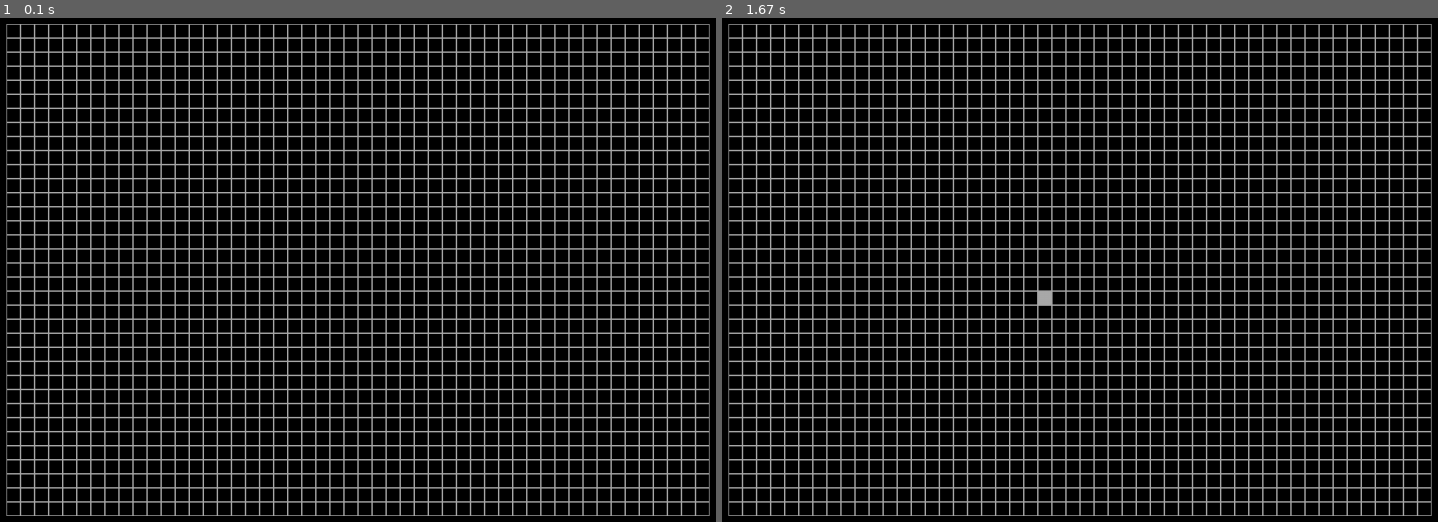
Above: before the commit, frames 1-2 (left to right).
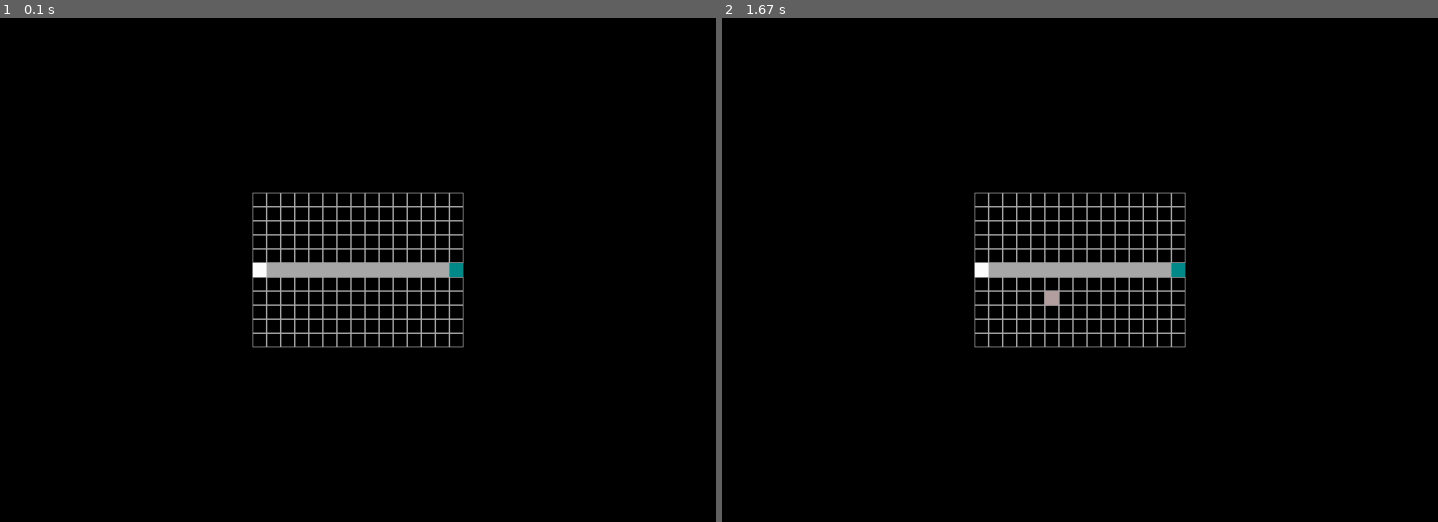
Above: after the commit, the same moments.

Repository: GawarWawar/pygame_project
Game: pygame game, started from main.py
The game is run twice, just before and just after one commit, with the same random seed, the same clock (stepped at 60 frames per second) and the same inputs.
Inputs (mouse positions are in pixels of both pictures, inside the frame that each line leads up to):
- Up to frame 1 (0.1 s): no input
- Up to frame 2 (1.67 s): click (1044, 290) at 0.38 s

The runs differ from the first frame. In frame 1, 27% of the frame differs, in the area x 0-100%, y 1-99%; in frame 2, 27%.

Commit message:
addded basic functionality to build towers

Diff:
--- a/entities/basic_tiles.py
+++ b/entities/basic_tiles.py
@@ -76,13 +76,14 @@
 class Tile():
     fill_colour = (170, 170, 170)
     border_size = 1
+    corner_radius = (-1, -1, -1, -1) #top_left, top_right, bottom_left, bottom_right
 
     def __init__(
         self,
         screen: pygame.Surface,
         coordinates: tuple,
         width: int,
-        height: int
+        height: int,
     ):
         self.screen = screen
         self.body = pygame.draw.rect(
@@ -94,7 +95,11 @@
                 width,
                 height
             ),
-            self.border_size
+            self.border_size,
+            self.corner_radius[0],
+            self.corner_radius[1],
+            self.corner_radius[2],
+            self.corner_radius[3],
         )
 
     @classmethod
@@ -119,20 +124,22 @@
     border_size = 100
     ...
 
-
 class Base(Road):
     fill_colour = (0, 139, 139)
-    border_size = 100
 
 class Entrance(Road):
     fill_colour = (255, 255, 255)
-    border_size = 100
+
+
 
 class TowerFundament (Tile):
     fill_colour = (180, 160, 160)
     border_size = 100
 
-if __name__ == "__main__":
-    new_tile = Tile(0, 0, 10, 10)
-    new_tile = new_tile.transform(Tile.get_subclusses()[0])
-    print(new_tile.__name__)
+class Tower (TowerFundament):
+    ...
+
+class BasicTower (Tower):
+    fill_colour = (0, 150, 0)
+    border_size = 100
+    draw_function = pygame.draw.circle
--- a/main.py
+++ b/main.py
@@ -17,8 +17,25 @@
 # for j in range(0, int(screen.get_height()), 20):
 #     lines[1].append(pygame.draw.line(screen, "white", pygame.Vector2(0, j), pygame.Vector2(screen.get_width(), j)))
 
-field = basic_tiles.Field(1000, 700, 20)
+field = basic_tiles.Field(300, 220, 20)
 field.draw_field(screen)
+
+#draw a map
+for i in range(len(field.field_of_tiles)):
+    if i == 0:
+        tile_type = basic_tiles.Entrance
+    elif i != len(field.field_of_tiles)-1:
+        tile_type = basic_tiles.Road
+    else:
+        tile_type = basic_tiles.Base
+
+    tile_coordinates = field.field_of_tiles[i][5].body.topleft
+    field.field_of_tiles[i][5] = tile_type(
+                        screen,
+                        tile_coordinates,
+                        field.SQUARE_DIMENSIONS,
+                        field.SQUARE_DIMENSIONS,
+                    )
 
 # for i in range(len(field)):
 #     print(field[i][0].topleft)
@@ -38,22 +55,39 @@
                 field.is_in_field(mouse_position)
             ):
 
-                square_position = field.get_square_array_position(mouse_position)
+                tile_arr_pos = field.get_square_array_position(mouse_position)
+                tile_coordinates = field.field_of_tiles[tile_arr_pos[0]][tile_arr_pos[1]].body.topleft
 
-                field.field_of_tiles[square_position[0]][square_position[1]] \
-                    = basic_tiles.Road(
-                        screen,
-                        (
-                            int(
-                                square_position[0] * field.SQUARE_DIMENSIONS + field.top_left[0]
-                            ),
-                            int(
-                                square_position[1] * field.SQUARE_DIMENSIONS + field.top_left[1]
+
+                print(isinstance(
+                    field.field_of_tiles[tile_arr_pos[0]][tile_arr_pos[1]],
+                    basic_tiles.TowerFundament
+                ))
+
+                if not isinstance(
+                    field.field_of_tiles[tile_arr_pos[0]][tile_arr_pos[1]],
+                    basic_tiles.Road
+                ):
+                    if isinstance(
+                        field.field_of_tiles[tile_arr_pos[0]][tile_arr_pos[1]],
+                        basic_tiles.TowerFundament
+                    ):
+                        field.field_of_tiles[tile_arr_pos[0]][tile_arr_pos[1]] \
+                            = basic_tiles.BasicTower(
+                                screen,
+                                tile_coordinates,
+                                field.SQUARE_DIMENSIONS,
+                                field.SQUARE_DIMENSIONS,
                             )
-                        ),
-                        field.SQUARE_DIMENSIONS,
-                        field.SQUARE_DIMENSIONS,
-                    )
+                    else:
+                        field.field_of_tiles[tile_arr_pos[0]][tile_arr_pos[1]] \
+                            = basic_tiles.TowerFundament(
+                                screen,
+                                tile_coordinates,
+                                field.SQUARE_DIMENSIONS,
+                                field.SQUARE_DIMENSIONS,
+                            )
+
 
 
 
